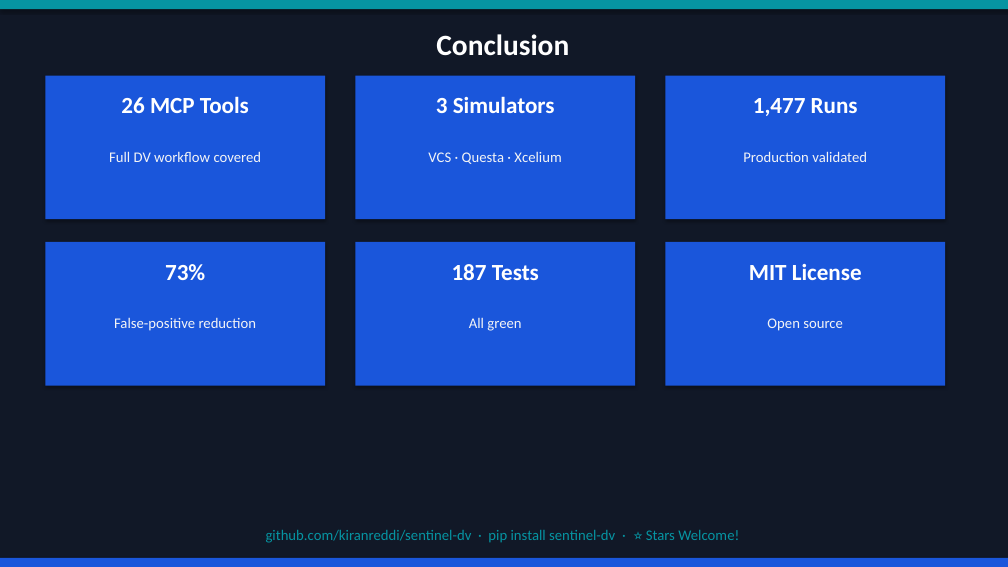
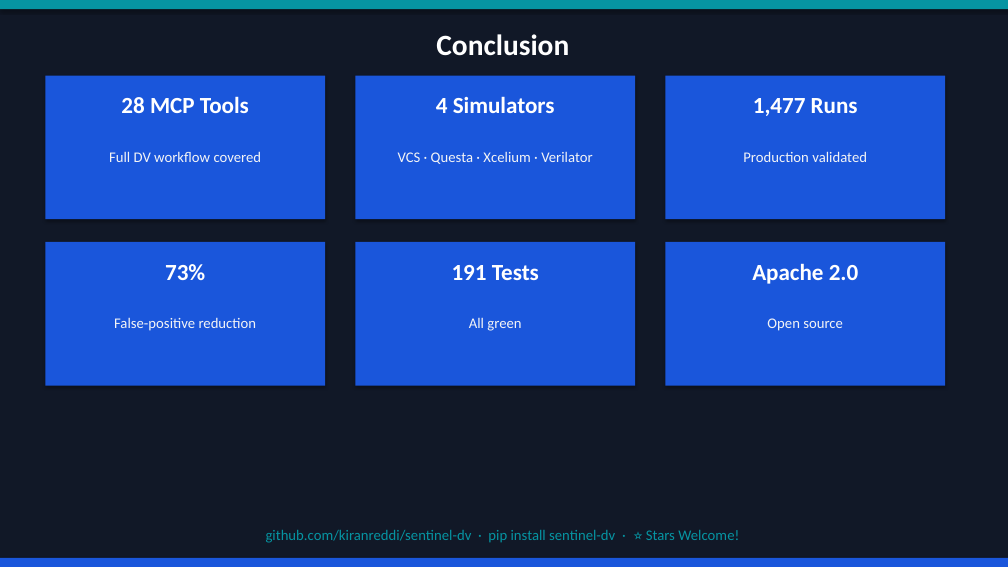
Before and after one commit to kiranreddi/sentinel-dv, a slide deck: slide 12 of conference/slides/sentinel_dv_dvcon2026.pptx (slide 10 before the commit). Drawn at 1008x567 pixels with LibreOffice and Linux fonts; fonts in the diff are those of the drawing. Boxes give left, top, right and bottom in pixels: in the first picture for what was removed or moved away, otherwise in the second. Text is boxed around its words. In the diff, an @@ line names an element or a change of style, - is before the commit and + after.

Commit message:
Release v2.3.0: Jenkins indexing, MCP registry polish, 28 tools
Add Jenkins artifact path inference, JUnit dedupe, and cocotb test_artifacts
evidence. Enrich server.json with logo, tags, and docs URL. Align changelogs
and README for the 2.3.0 publish (runs.summary, tests.history, CI formatting).

```diff
--- a/conference/slides/sentinel_dv_dvcon2026.pptx
+++ b/conference/slides/sentinel_dv_dvcon2026.pptx
@@ text at (121, 96, 249, 113): text changed @@
-26 MCP Tools
+28 MCP Tools
@@ text at (436, 96, 555, 113): text changed @@
-3 Simulators
+4 Simulators
@@ text at (398, 152, 592, 164): text changed @@
-VCS · Questa · Xcelium
+VCS · Questa · Xcelium · Verilator
@@ text at (452, 265, 539, 280): text changed @@
-187 Tests
+191 Tests
@@ text at (752, 263, 859, 284): text changed @@
-MIT License
+Apache 2.0
```
Also in this commit, not shown: 4 other slides changed, 2 slides added, 16 other files.
